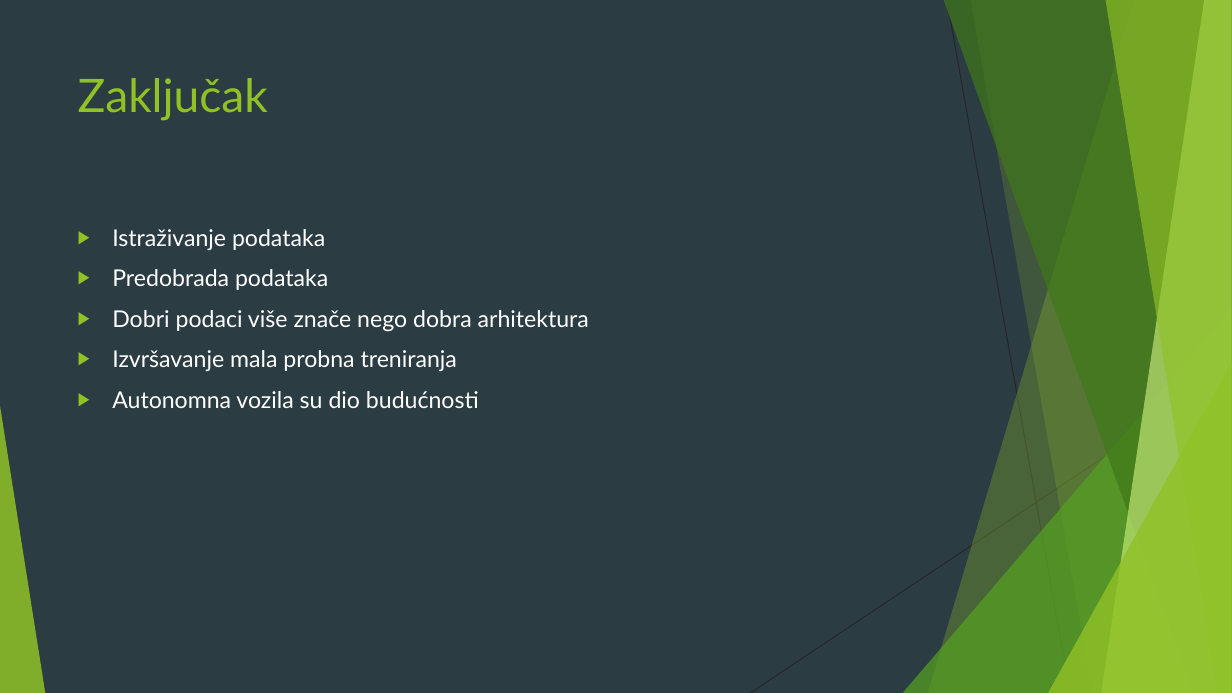
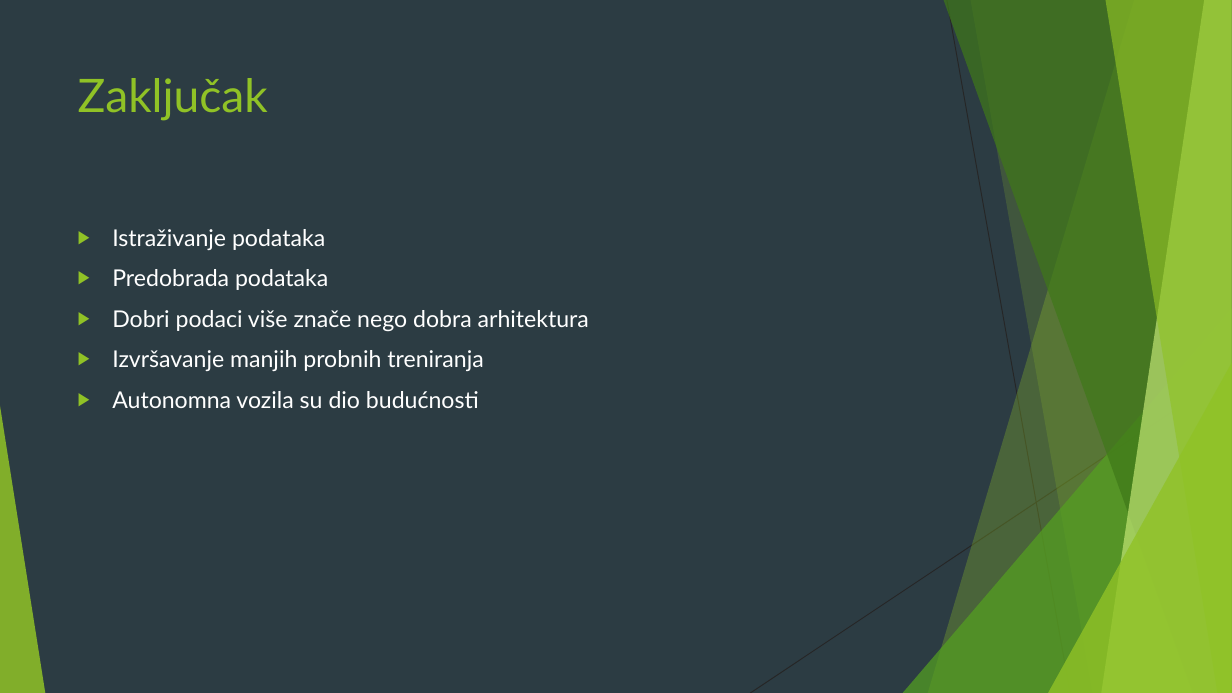
Before and after one commit to RKal-El/Diplomski, a slide deck: slide 13 of Diplmoski_Marko_Rasetina.pptx. Drawn at 1232x693 pixels with LibreOffice and Linux fonts; fonts in the diff are those of the drawing. Boxes give left, top, right and bottom in pixels: in the first picture for what was removed or moved away, otherwise in the second. Text is boxed around its words. In the diff, an @@ line names an element or a change of style, - is before the commit and + after.

```diff
--- a/Diplmoski_Marko_Rasetina.pptx
+++ b/Diplmoski_Marko_Rasetina.pptx
@@ text at box(112, 350, 483, 371): text changed @@
-▶ Izvršavanje mala probna treniranja
+▶ Izvršavanje manjih probnih treniranja
```
Also in this commit, not shown: 2 other slides changed, 6 other files.
